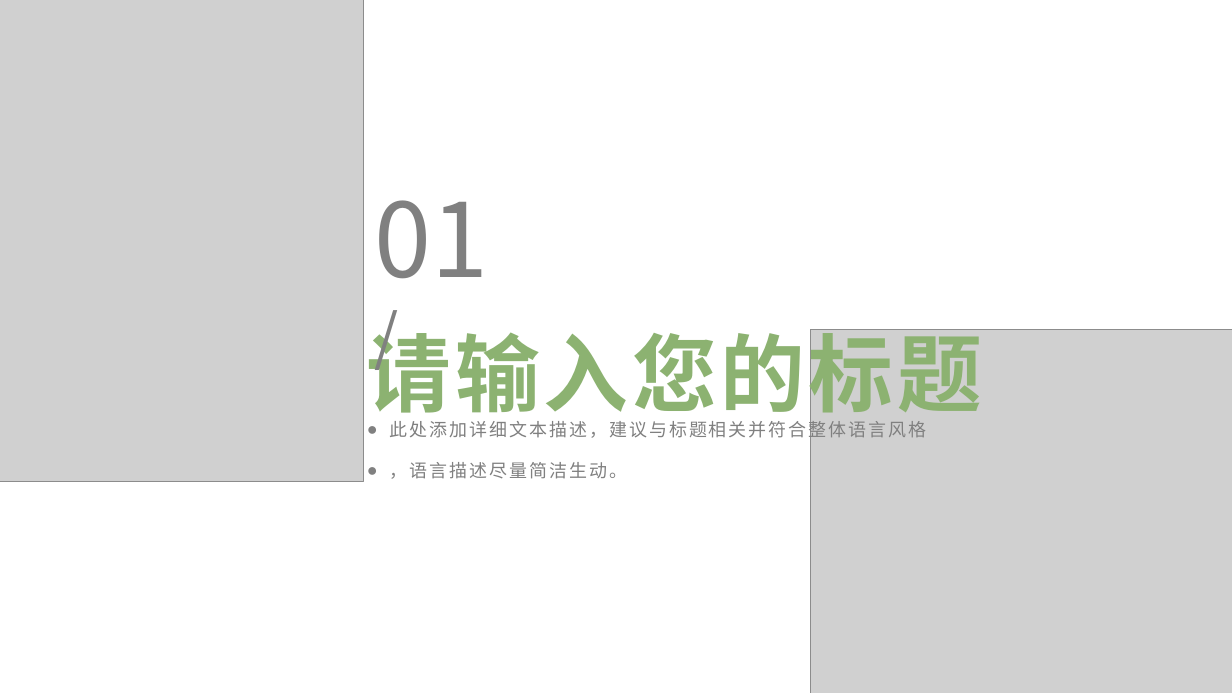
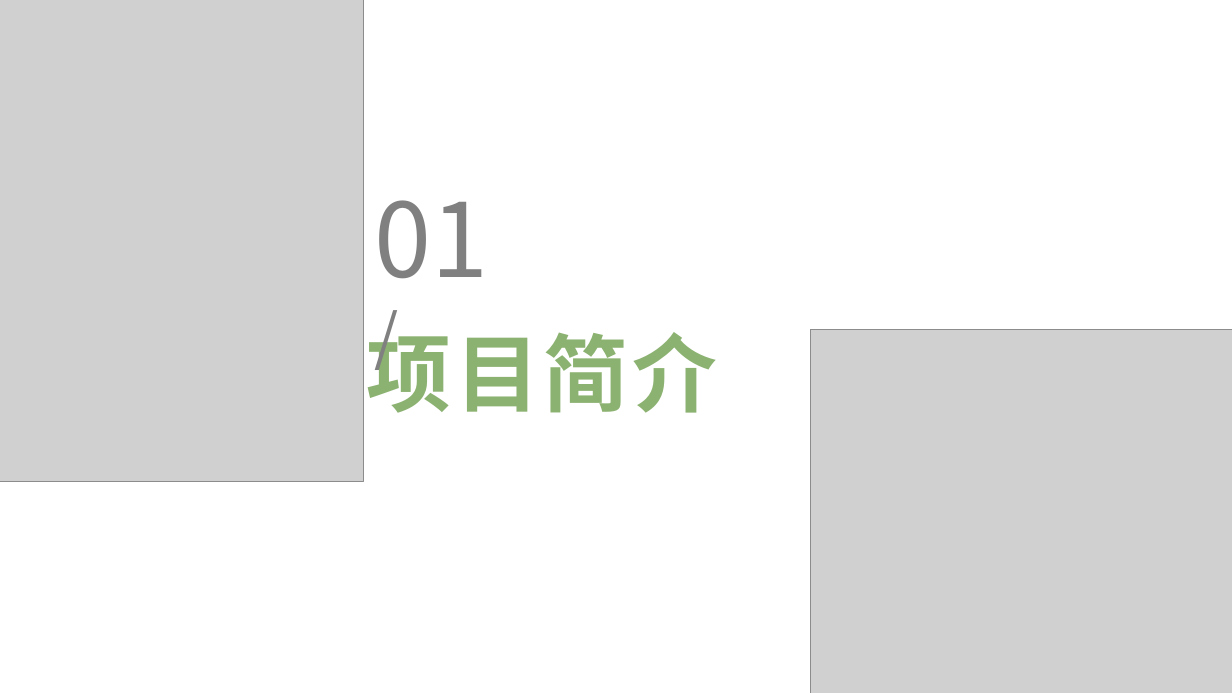
Before and after one commit to LYJ0126/Overcooked_NJU, a slide deck: slide 3 of overcooked_ppts/项目介绍.pptx. Drawn at 1232x693 pixels with LibreOffice and Linux fonts; fonts in the diff are those of the drawing; grey boxes stand for pictures; background and template pictures are left out. Boxes give left, top, right and bottom in pixels: in the first picture for what was removed or moved away, otherwise in the second. Text is boxed around its words. In the diff, an @@ line names an element or a change of style, - is before the commit and + after.

Commit message:
项目介绍

```diff
--- a/overcooked_ppts/项目介绍.pptx
+++ b/overcooked_ppts/项目介绍.pptx
@@ title at (367, 320, 717, 413): text changed @@
-请输入您的标题
+项目简介
@@ text removed at (390, 418, 926, 479) @@
-此处添加详细文本描述，建议与标题相关并符合整体语言风格
-，语言描述尽量简洁生动。
```
Also in this commit, not shown: 1 other slide changed, 17 slides added, 23 slides removed.
